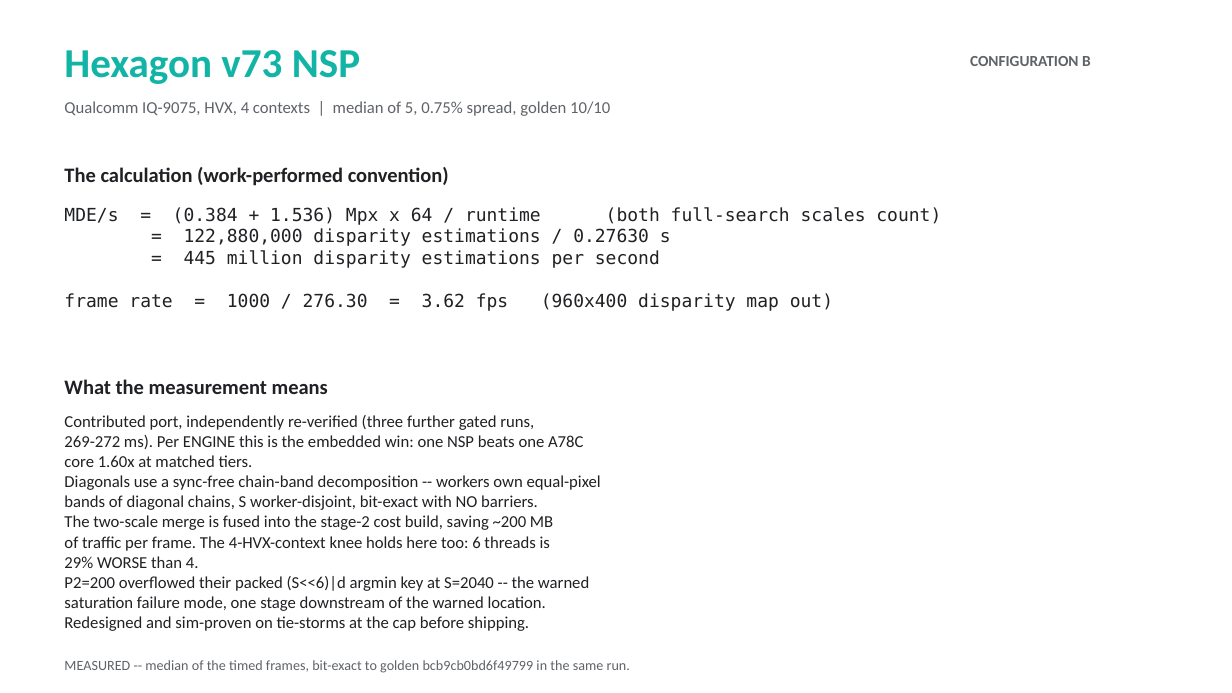
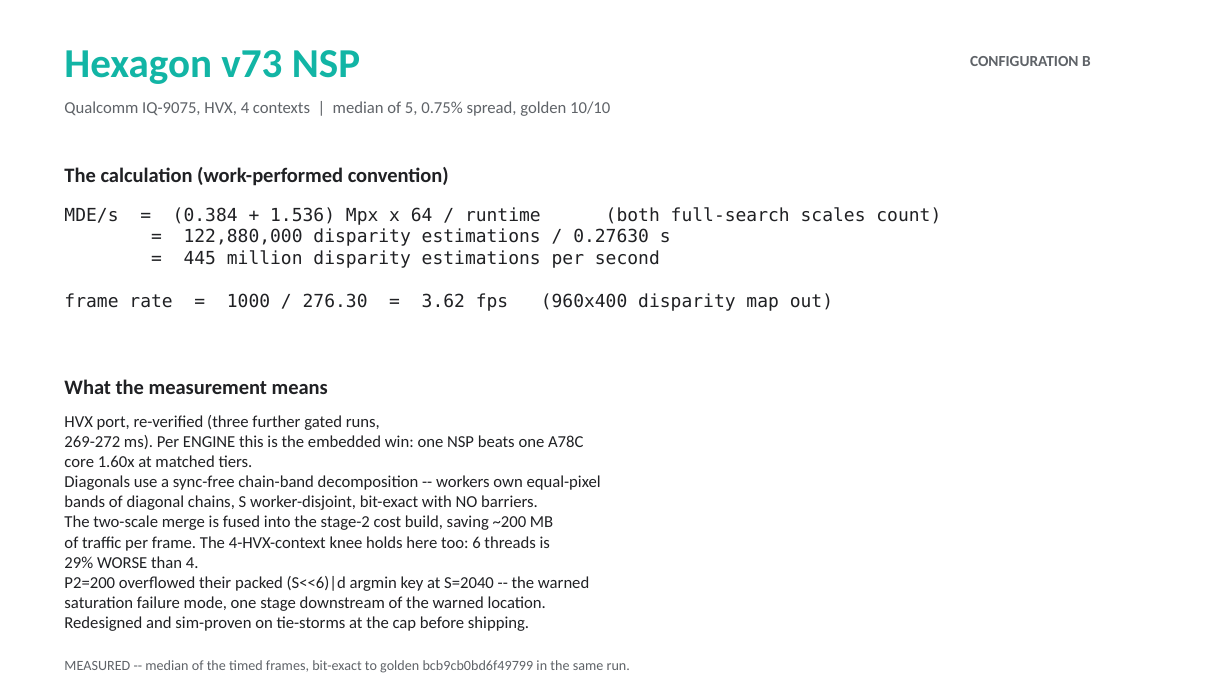
Before and after one commit to kylefoxaustin/sgm-bench, a slide deck: slide 27 of docs/sgm-results.pptx. Drawn at 1232x693 pixels with LibreOffice and Linux fonts; fonts in the diff are those of the drawing. Boxes give left, top, right and bottom in pixels: in the first picture for what was removed or moved away, otherwise in the second. Text is boxed around its words. In the diff, an @@ line names an element or a change of style, - is before the commit and + after.

Commit message:
all measurements attributed to the author; no second party anywhere
Completes the previous commit. The two passages I had deliberately left as
independent reproductions are rewritten as the author's own repeat
measurements, and their claims are downgraded to match -- because a result
you produced yourself is a SECOND MEASUREMENT, not an independent
reproduction, and keeping the stronger word while changing the actor would
have been the dishonest half of the edit.

  - the A78C bandwidth cell now reads 'repeat measurements of the same cell
    read 22.86 / 22.18', not 'independently reproduced'
  - the real-imagery accuracy trio now reads 'confirmed by a second,
    separately derived scoring' -- which is the part that actually carries
    weight: the numbers were re-derived from the ground-truth arrays rather
    than copied from the table, and agree to 0.05 points
  - REPORT's 'reproduced independently' section becomes 're-derived, not
    copied', with the table column relabelled accordingly

Also clears the last four 'qualcomm session' attributions in REPORT.md and
the possessives that trailed them. A tree-wide grep for every variant is
clean, and the three decks' XML is clean too. References to Qualcomm as
SILICON (IQ-9075, Hexagon NSP) are untouched -- those are part names.

```diff
--- a/docs/sgm-results.pptx
+++ b/docs/sgm-results.pptx
@@ text at box(64, 415, 380, 430): text changed @@
-Contributed port, independently re-verified (three further gated runs,
+HVX port, re-verified (three further gated runs,
```
Also in this commit, not shown: 3 other slides changed, 5 other files.
